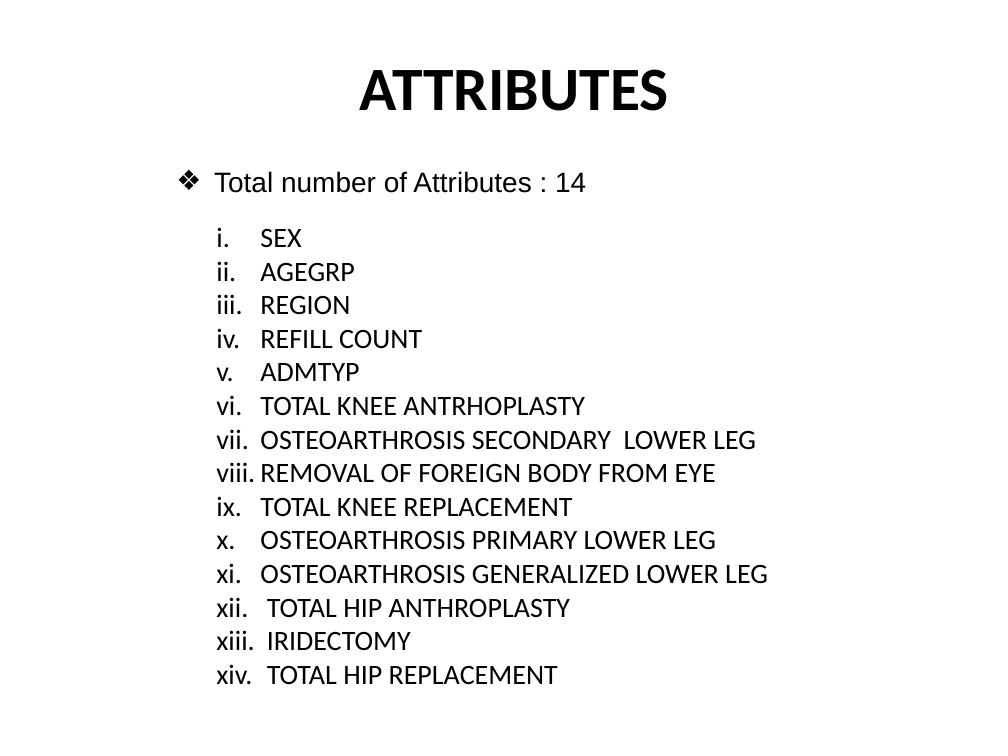
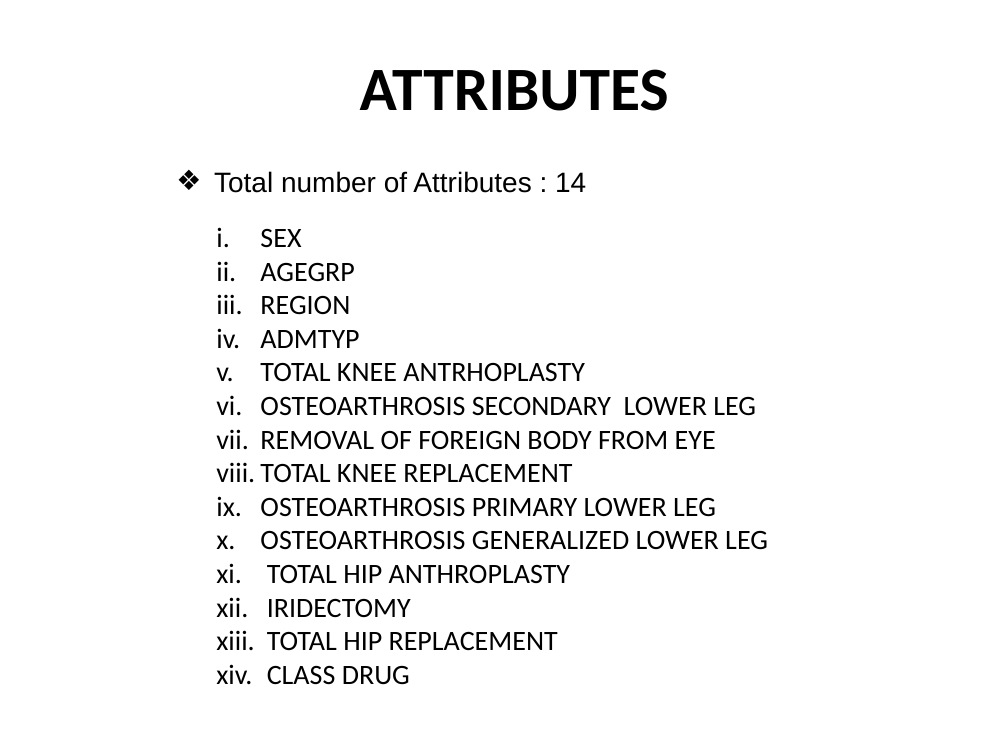
Before and after one commit to SRvSaha/Medical_Data_Analysis, a slide deck: slide 5 of Presentation/class_freq_3_drug.pptx. Drawn at 1008x756 pixels with LibreOffice and Linux fonts; fonts in the diff are those of the drawing. Boxes give left, top, right and bottom in pixels: in the first picture for what was removed or moved away, otherwise in the second. Text is boxed around its words. In the diff, an @@ line names an element or a change of style, - is before the commit and + after.

```diff
--- a/Presentation/class_freq_3_drug.pptx
+++ b/Presentation/class_freq_3_drug.pptx
@@ text at bbox=[260, 330, 422, 349]: paragraph removed @@
-iv. REFILL COUNT
@@ text at bbox=[267, 665, 410, 685]: paragraph added @@
+xiv. CLASS DRUG
```
Also in this commit, not shown: 1 other file.
